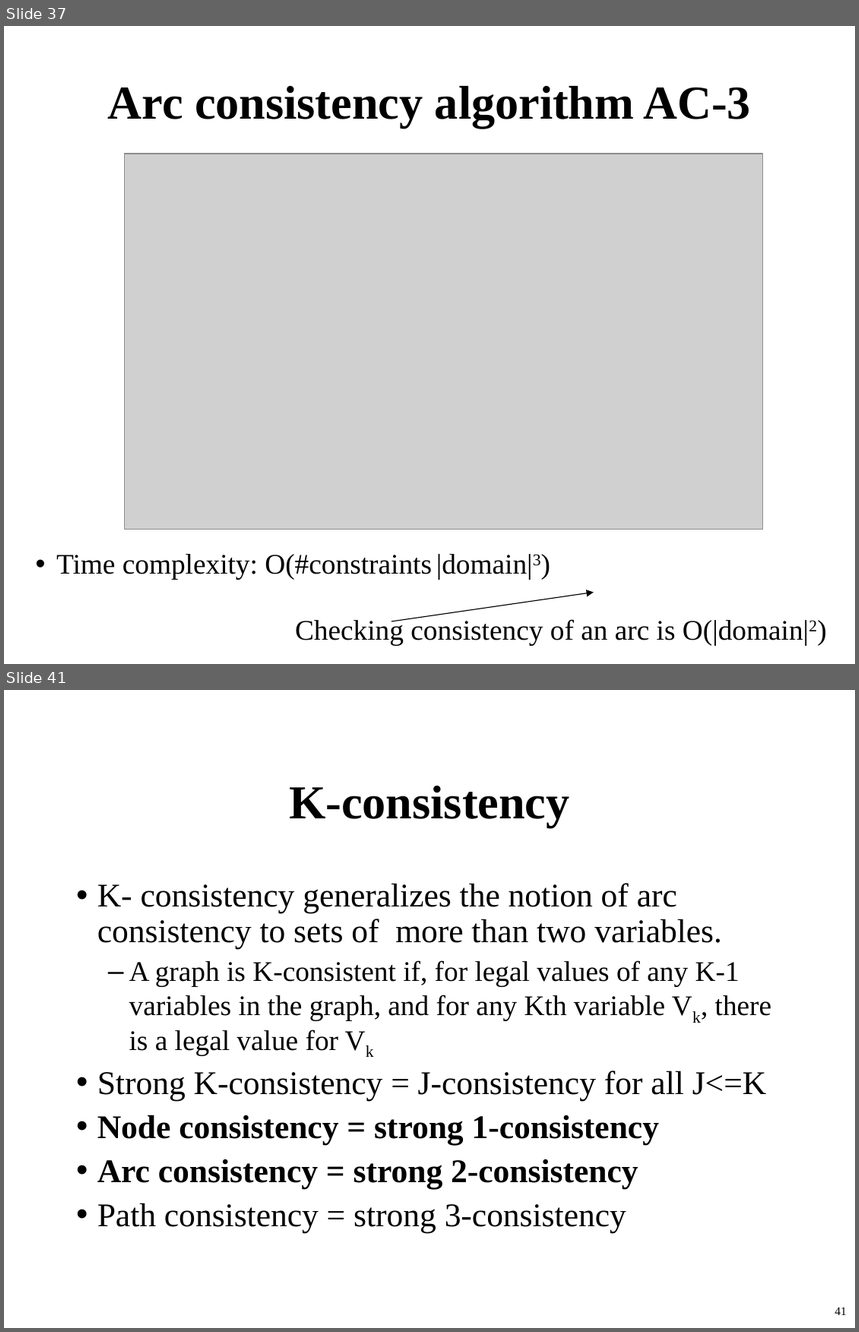
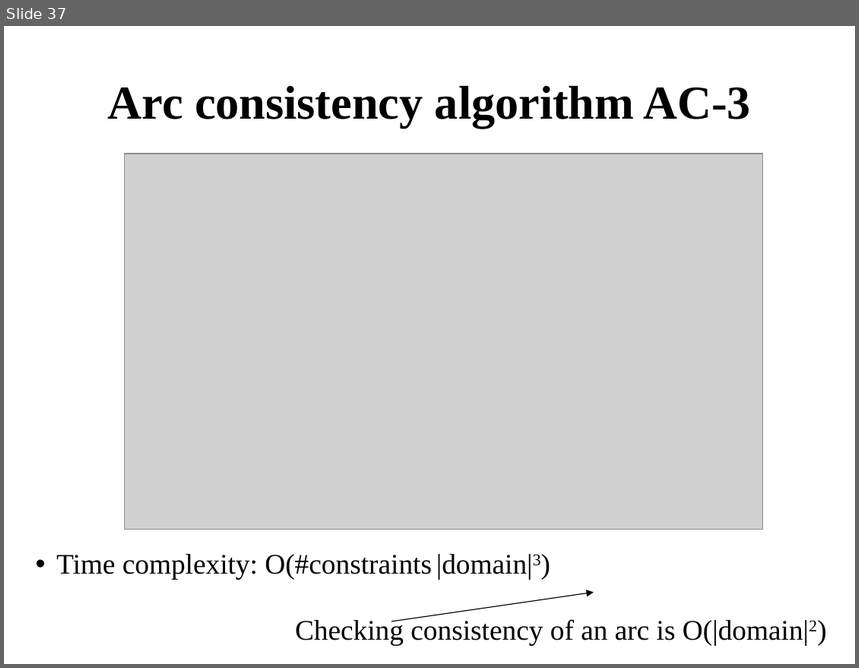
Before and after one commit to kazimahathir73/CSE422-Artificial-Intelligence, a slide deck: Slides/08_CSP.ppt. Shown one above the other, each under a label of ours: slides 37 and 41 before the commit, slide 37 after it; the slides between them are not shown. The pictures are 859x1332 and 859x668 pixels, drawn with LibreOffice and Linux fonts; fonts in the diff are those of the drawing; grey boxes stand for pictures. Boxes give left, top, right and bottom in pixels: in the first picture for what was removed or moved away, otherwise in the second. Text is boxed around its words. In the diff, an @@ line names an element or a change of style, - is before the commit and + after.

```diff
--- a/Slides/08_CSP.ppt
+++ b/Slides/08_CSP.ppt
@@ slide 41 removed at [4,690,855,1328], background #FFFFFF @@
@@ title removed at [289,786,569,828] @@
-K-consistency
@@ text removed at [97,883,772,1233] @@
-• K- consistency generalizes the notion of arc consistency to sets of more than two variables.
-  – A graph is K-consistent if, for legal values of any K-1 variables in the graph, and for any Kth variable Vk, there is a legal value for Vk
-• Strong K-consistency = J-consistency for all J<=K
-• Node consistency = strong 1-consistency
-• Arc consistency = strong 2-consistency
-• Path consistency = strong 3-consistency
@@ page number removed at [835,1307,847,1315] @@
-41
```
Also in this commit, not shown: 19 other slides removed, 54 other files.
